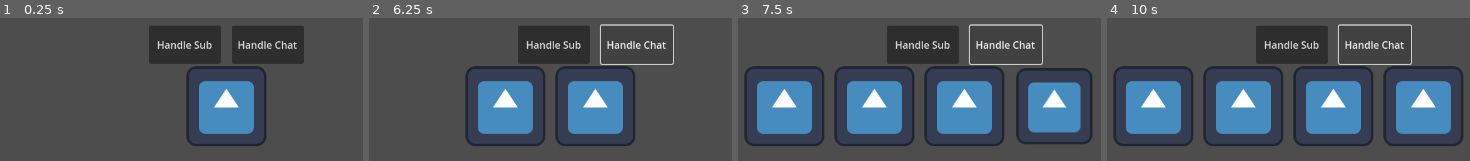
Above: before the commit, frames 1-4 (left to right).
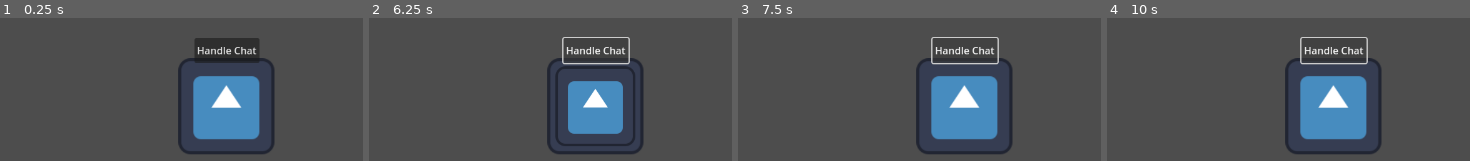
Above: after the commit, the same moments.

Repository: MetRiko/NeuroJam2023
Game: Godot game, scene res://src/Root.tscn
Two runs of this game, one before a commit and one after it. Both use one fixed random seed, a clock stepped at 60 frames per second and the inputs below. The engine's default icon, where the game draws it, is replaced by a stand-in: a white triangle on a blue panel in a dark square.
Inputs (mouse positions are in pixels of both pictures, inside the frame that each line leads up to):
- Up to frame 1 (0.25 s): no input
- Up to frame 2 (6.25 s): click (554, 45) at 0.5 s, where only the run before the commit has a clickable "Handle Sub"; click "Handle Chat" at 1.25 s; click (554, 45) at 2 s, where only the run before the commit has a clickable "Handle Sub"; click "Handle Chat" at 2.75 s; click (554, 45) at 3.5 s, where only the run before the commit has a clickable "Handle Sub"; click "Handle Chat" at 4.25 s; tap Enter at 5 s; tap 3 at 5.1 s; tap 4 at 5.3, 5.85 s; tap Space at 5.75 s; tap 1 at 6.05 s
- Up to frame 3 (7.5 s): tap Enter at 6.5 s; tap 1 at 6.6 s; tap 2 at 6.8, 7.35 s; tap Space at 7.25 s
- Up to frame 4 (10 s): tap 3 at 7.55, 8.1 s; tap Enter at 8 s; tap 4 at 8.3, 8.85 s; tap Space at 8.75 s; tap 1 at 9.05, 9.6 s; tap 2 at 9.8 s

The runs differ from the first frame. In frame 1, 14% of the frame differs, in the area x 41-84%, y 5-96%; in frame 2, 15%; in frame 3, 32%; in frame 4, 33%, in the area x 1-99%, y 4-96%.

Commit message:
Add Neuro logic

Diff:
--- a/src/World.tscn
+++ b/src/World.tscn
@@ -14,6 +14,8 @@
 
 [node name="NeuroLogic" type="Node" parent="Logic"]
 script = ExtResource("2_jjnbv")
+filter_power = 0.74
+schizo_power = 0.86
 
 [node name="Level" parent="." instance=ExtResource("2_dyt3k")]
 
--- a/src/level/Level.tscn
+++ b/src/level/Level.tscn
@@ -4,8 +4,6 @@
 
 [node name="Level" type="Node2D"]
 
-[node name="Core Machine" parent="." node_paths=PackedStringArray("sub_queue", "chat_queue", "handle_sub_btn", "handle_chat_btn") instance=ExtResource("1_thdch")]
-sub_queue = NodePath("SubQueue")
-chat_queue = NodePath("ChatQueue")
-handle_sub_btn = NodePath("Control/HandleSub")
+[node name="Core Machine" parent="." node_paths=PackedStringArray("chat_queue", "handle_chat_btn") instance=ExtResource("1_thdch")]
+chat_queue = NodePath("RightQueue")
 handle_chat_btn = NodePath("Control/HandleChat")
--- a/src/logic/NeuroLogic.gd
+++ b/src/logic/NeuroLogic.gd
@@ -2,7 +2,7 @@
 class_name NeuroLogic
 
 
-enum NeuroResponseType { SPEAK, SLEEPY, IGNORE }
+enum NeuroResponseType { SPEAK, SLEEPY, SINGING, TIMEOUT }
 
 
 class NeuroResponse:
@@ -12,6 +12,9 @@
 	func _init(type: NeuroResponseType = NeuroResponseType.SPEAK, content: String = ""):
 		self.type = type
 		self.content = content
+
+	func clone() -> NeuroResponse:
+		return NeuroResponse.new(self.type, self.content)
 
 
 class WeightedNeuroResponse:
@@ -24,28 +27,31 @@
 
 
 @export var filter_power := 0.5					# Relative to the probability of a response getting filtered (and of bad messages being let through) - 0.5: sweet spot
-@export var schizo_power := 0					# Probability of Neuro going wild with her response
-@export var sleepy_power := 0					# Probability of Neuro going Bedge instead of responding to an action
-@export var donowall_power := 0					# Probability of Neuro ignoring an action
-@export var clap_command_anger := 0				# Probability of Neuro responding to an action with being angry at the 'clap' command
+@export var schizo_power := 0.0					# Probability of Neuro going wild with her response
+@export var sleepy_power := 0.0					# Probability of Neuro going Bedge instead of responding to an action - do not click anything when sleepy, or else sleep increases
+@export var justice_factor := 0.0				# Probability of Neuro responding to an action with timing a chatter out instead of normally - grows when there's a lot of clapping
 @export var emotional_state := 0.5				# Neuro's emotional state: 0 - extremely hateful, 0.5 - neutral, 1 - extremely lovely
-@export var memory_solidification_power := 0	# Probability of Neuro repeating one single thing in her responses
-@export var thanking_power := 0					# Probability of Neuro choosing to thank for a sub/bits/dono instead of handling a chat action
+@export var memory_solidification_power := 0.0	# Probability of Neuro repeating one single thing in her responses
+
+@export var timeout_threshold := 0.9			# When the justice factor is larger than this, every action will result in a timeout instead
+
+@export var karaoke_active := false				# If active, all actions are ignored
 
 var _response_file_path = "res://src/neuro_responses/responses.json"
 var _responses
 
 const LOW_FILTER_POWER_RESPONSES = "low_filter_power"
 const HIGH_FILTER_POWER_RESPONSES = "high_filter_power"
-const HIGH_SCHIZO_POWER_RESPONSES = "high_schizo_power"
-const CLAP_COMMAND_ANGRY_RESPONSES = "clap_command_angry"
+const JUSTICE_FACTOR_ANGRY_RESPONSES = "justice_factor_angry"
+const TIMEOUT_RESPONSES = "timeout"
 const HATEFUL_RESPONSES = "hateful"
 const LOVELY_RESPONSES = "lovely"
-const SOLIDIFIED_MEMORY_RESPONSES = "solidified_memory"
 const SUB_THANK_RESPONSES = "sub_thank"
 const BITS_THANK_RESPONSES = "bits_thank"
 const DONO_THANK_RESPONSES = "dono_thank"
 const NORMAL_RESPONSES = "normal"
+
+var _last_response: NeuroResponse
 
 
 func _get_speak_responses(type: String) -> Array:
@@ -63,20 +69,34 @@
 func generate_response(action_type: NeuroAction.Type) -> NeuroResponse:
 	var response_pool: Array = []
 
-	_handle_filter(response_pool)
-	_handle_schizo(response_pool)
+	var filtered := _handle_filter(response_pool)
 	_handle_sleepy(response_pool)
-	_handle_donowall(response_pool)
-	_handle_clap_command_anger(response_pool)
+	_handle_justice_factor_anger(response_pool)
 	_handle_emotional_state(response_pool)
+
+	var normal_response_type: String
+	match action_type:
+		NeuroAction.Type.SUB:
+			normal_response_type = SUB_THANK_RESPONSES
+		NeuroAction.Type.SUB_GIFT:
+			normal_response_type = SUB_THANK_RESPONSES
+		NeuroAction.Type.BITS:
+			normal_response_type = BITS_THANK_RESPONSES
+		NeuroAction.Type.DONATION:
+			normal_response_type = DONO_THANK_RESPONSES
+		_:
+			normal_response_type = NORMAL_RESPONSES
+
+	_add_responses(response_pool, _get_speak_responses(normal_response_type), 1)
+
 	_handle_memory_solidification(response_pool)
-	_handle_thanks(response_pool)
 
-	_add_responses(response_pool, _get_speak_responses(NORMAL_RESPONSES), 1)
+	_handle_timeouts(response_pool)
+	_handle_karaoke(response_pool)
 
-	print(response_pool)
-
-	return _pick_random_response(response_pool)
+	var response := _pick_random_response(response_pool)
+	_last_response = response
+	return _schizoify(response) if not filtered else response
 
 
 func _pick_random_response(response_pool: Array) -> NeuroResponse:
@@ -96,21 +116,28 @@
 	return null
 
 
-func _handle_filter(response_pool: Array) -> void:
+func _handle_filter(response_pool: Array) -> bool:
 	var random = randf()
 	var filter_prob = max(0, (filter_power - 0.5) * 2)
 	var no_filter_prob = max(0, (0.5 - filter_power) * 2)
 
 	if random < filter_prob:
-		_add_responses(response_pool, _get_speak_responses(HIGH_FILTER_POWER_RESPONSES), clamp(pow(filter_prob * 10, 2), 1, 100))
+		_add_responses(response_pool, _get_speak_responses(HIGH_FILTER_POWER_RESPONSES), clamp(pow(filter_prob, 2) * 1000, 1, 1000))
+		return true
 	if random < no_filter_prob:
-		_add_responses(response_pool, _get_speak_responses(LOW_FILTER_POWER_RESPONSES), clamp(pow(no_filter_prob * 10, 2), 1, 100))
+		_add_responses(response_pool, _get_speak_responses(LOW_FILTER_POWER_RESPONSES), clamp(pow(no_filter_prob, 2) * 100, 1, 100))
+
+	return false
 
 
-func _handle_schizo(response_pool: Array) -> void:
+func _schizoify(response: NeuroResponse) -> NeuroResponse:
 	var random = randf()
-	if random < schizo_power:
-		_add_responses(response_pool, _get_speak_responses(HIGH_SCHIZO_POWER_RESPONSES), clamp(pow(random * 10, 2), 1, 100))
+
+	var new_response = response.clone()
+	if new_response.type == NeuroResponseType.SPEAK and random < schizo_power:
+		new_response.content += "@"
+
+	return new_response
 
 
 func _handle_sleepy(response_pool: Array) -> void:
@@ -119,16 +146,10 @@
 		_add_responses(response_pool, [NeuroResponse.new(NeuroResponseType.SLEEPY)], int(random * 200))
 
 
-func _handle_donowall(response_pool: Array) -> void:
+func _handle_justice_factor_anger(response_pool: Array) -> void:
 	var random = randf()
-	if random < donowall_power:
-		_add_responses(response_pool, [NeuroResponse.new(NeuroResponseType.IGNORE)], int(random * 200))
-
-
-func _handle_clap_command_anger(response_pool: Array) -> void:
-	var random = randf()
-	if random < clap_command_anger:
-		_add_responses(response_pool, _get_speak_responses(CLAP_COMMAND_ANGRY_RESPONSES), clamp(pow(random * 10, 2), 1, 100))
+	if random < justice_factor:
+		_add_responses(response_pool, _get_speak_responses(JUSTICE_FACTOR_ANGRY_RESPONSES), clamp(pow(random * 10, 2), 1, 100))
 
 
 func _handle_emotional_state(response_pool: Array) -> void:
@@ -144,16 +165,21 @@
 
 func _handle_memory_solidification(response_pool: Array) -> void:
 	var random = randf()
-	if random < memory_solidification_power:
-		_add_responses(response_pool, _get_speak_responses(SOLIDIFIED_MEMORY_RESPONSES), clamp(pow(random * 10, 2), 1, 100))
+	if random < memory_solidification_power and _last_response != null:
+		response_pool.clear()
+		_add_responses(response_pool, [_last_response], clamp(pow(random * 10, 2), 1, 100))
 
 
-func _handle_thanks(response_pool: Array) -> void:
-	var random = randf()
-	if random < thanking_power:
-		response_pool = _make_weighted_responses(_get_speak_responses(SUB_THANK_RESPONSES), 1000)
-		_add_responses(response_pool, _get_speak_responses(BITS_THANK_RESPONSES), 1000)
-		_add_responses(response_pool, _get_speak_responses(DONO_THANK_RESPONSES), 1000)
+func _handle_timeouts(response_pool: Array) -> void:
+	if justice_factor >= timeout_threshold:
+		response_pool.clear()
+		response_pool.append_array(_make_weighted_responses([NeuroResponse.new(NeuroResponseType.TIMEOUT, "")], 100))
+
+
+func _handle_karaoke(response_pool: Array) -> void:
+	if karaoke_active:
+		response_pool.clear()
+		response_pool.append_array(_make_weighted_responses([NeuroResponse.new(NeuroResponseType.SINGING, "")], 100))
 
 
 # Called when the node enters the scene tree for the first time.
--- a/src/machines/core/CoreMachine.gd
+++ b/src/machines/core/CoreMachine.gd
@@ -1,11 +1,12 @@
 extends Node2D
 
 
-@export var sub_queue : NeuroActionQueue
 @export var chat_queue : NeuroActionQueue
 
 @export var handle_sub_btn : Button
 @export var handle_chat_btn : Button
+
+@onready var _execute_action_timer : Timer = $ExecuteActionTimer
 
 
 signal new_message(msg_type: NeuroAction.Type)
@@ -16,38 +17,31 @@
 	if event is InputEventKey and not event.echo and event.pressed:
 		match event.keycode:
 			KEY_1:
-				add_sub_message()
+				add_chat_message()
 			KEY_2:
-				add_chat_message()
-			KEY_3:
-				dequeue_sub_message()
-			KEY_4:
-				dequeue_chat_message()
+				handle_chat_message()
 
 
 func _ready():
-	handle_sub_btn.pressed.connect(dequeue_sub_message)
-	handle_chat_btn.pressed.connect(dequeue_chat_message)
-
-
-func add_sub_message() -> void:
-	var msg_type := NeuroAction.Type.SUB
-	sub_queue.add_message(msg_type)
-	new_message.emit(msg_type)
+	handle_chat_btn.pressed.connect(handle_chat_message)
+	_execute_action_timer.timeout.connect(handle_chat_message)
+	_execute_action_timer.start()
 
 
 func add_chat_message() -> void:
-	var msg_type := NeuroAction.Type.CHAT_NEUTRAL
+	var msg_type := NeuroAction.Type.SUB
 	chat_queue.add_message(msg_type)
 	new_message.emit(msg_type)
 
 
-func dequeue_sub_message() -> void:
-	handle_action(sub_queue.dequeue_message())
+func handle_chat_message() -> void:
+	handle_action(chat_queue.dequeue_message())
+	_execute_action_timer.start()
 
 
-func dequeue_chat_message() -> void:
-	handle_action(chat_queue.dequeue_message())
+func destroy_chat_message() -> void:
+	chat_queue.dequeue_message(true)
+	_execute_action_timer.start()
 
 
 func handle_action(action_type) -> void:
--- a/src/machines/core/CoreMachine.tscn
+++ b/src/machines/core/CoreMachine.tscn
@@ -4,50 +4,40 @@
 [ext_resource type="Texture2D" uid="uid://c5hg8mwt8lgdt" path="res://icon.svg" id="2_5vu81"]
 [ext_resource type="Script" path="res://src/machines/core/NeuroActionQueue.gd" id="3_bmx3d"]
 
-[node name="CoreMachine" type="Node2D" node_paths=PackedStringArray("sub_queue", "chat_queue", "handle_sub_btn", "handle_chat_btn")]
+[node name="CoreMachine" type="Node2D" node_paths=PackedStringArray("chat_queue", "handle_sub_btn", "handle_chat_btn")]
 position = Vector2(631, 402)
 script = ExtResource("1_d4hko")
-sub_queue = NodePath("SubQueue")
-chat_queue = NodePath("ChatQueue")
-handle_sub_btn = NodePath("Control/HandleSub")
+chat_queue = NodePath("RightQueue")
+handle_sub_btn = NodePath("")
 handle_chat_btn = NodePath("Control/HandleChat")
 
 [node name="Processor" type="Node2D" parent="."]
+scale = Vector2(1.2, 1.2)
 
 [node name="Sprite2D" type="Sprite2D" parent="Processor"]
 z_index = -1
 texture = ExtResource("2_5vu81")
 
-[node name="SubQueue" type="Node2D" parent="."]
-script = ExtResource("3_bmx3d")
-stack_right = false
-
-[node name="ChatQueue" type="Node2D" parent="."]
+[node name="RightQueue" type="Node2D" parent="."]
 script = ExtResource("3_bmx3d")
 
 [node name="Control" type="Control" parent="."]
 layout_mode = 3
 anchors_preset = 0
-offset_right = 40.0
-offset_bottom = 40.0
-metadata/_edit_use_anchors_ = true
-
-[node name="HandleSub" type="Button" parent="Control"]
-layout_mode = 0
-offset_left = -124.0
-offset_top = -129.0
-offset_right = -9.0
-offset_bottom = -68.0
-action_mode = 0
-text = "Handle Sub"
-metadata/_edit_use_anchors_ = true
+offset_left = -19.0
+offset_top = -109.0
+offset_right = 21.0
+offset_bottom = -69.0
 
 [node name="HandleChat" type="Button" parent="Control"]
-layout_mode = 0
-offset_left = 9.0
-offset_top = -129.0
-offset_right = 124.0
-offset_bottom = -68.0
+layout_mode = 1
+anchors_preset = 15
+anchor_right = 1.0
+anchor_bottom = 1.0
+grow_horizontal = 2
+grow_vertical = 2
 action_mode = 0
-text = "Handle Chat"
-metadata/_edit_use_anchors_ = true
+text = "Handle Chat
+"
+
+[node name="ExecuteActionTimer" type="Timer" parent="."]
--- a/src/machines/core/NeuroAction.gd
+++ b/src/machines/core/NeuroAction.gd
@@ -1,11 +1,12 @@
 extends Node2D
 class_name NeuroAction
 
-enum Type { SUB, SUB_GIFT, BITS, DONATION, VEDAL, CHAT_NEUTRAL, CHAT_NEGATIVE, CHAT_POSITIVE, CHAT_HEART, CHAT_SWEAR, CHAT_QUESTION }
+enum Type { SUB, SUB_GIFT, BITS, DONATION, VEDAL, CHAT_NEUTRAL, CHAT_NEGATIVE, CHAT_POSITIVE, CHAT_HEART, CHAT_SWEAR, CHAT_QUESTION, EVENT_HATECOMMENT, EVENT_F_SPAM, EVENT_HI_SPAM }
 
 @export var message_type : Type
 
 var _is_new := true
+var to_be_destroyed := false
 
 
 func _ready():
@@ -25,11 +26,12 @@
 	_is_new = false
 
 
-func destroy() -> void:
-	# print("%s - bye!" % message_type)
+func execute() -> void:
+	# print("%s - execute!" % message_type)
 
 	var tween = get_tree().create_tween().bind_node(self).set_trans(Tween.TRANS_EXPO).set_parallel(true)
 	tween.tween_property(self, "scale", Vector2.ZERO, 0.2)
-	tween.tween_property(self, "position", Vector2.ZERO, 0.2)
+	if not to_be_destroyed:
+		tween.tween_property(self, "position", Vector2.ZERO, 0.2)
 	await tween.finished
 	queue_free()
--- a/src/machines/core/NeuroAction.tscn
+++ b/src/machines/core/NeuroAction.tscn
@@ -3,7 +3,7 @@
 [ext_resource type="Texture2D" uid="uid://c5hg8mwt8lgdt" path="res://icon.svg" id="1_icogl"]
 [ext_resource type="Script" path="res://src/machines/core/NeuroAction.gd" id="1_jyw1x"]
 
-[node name="ChatMessage" type="Node2D"]
+[node name="NeuroAction" type="Node2D"]
 script = ExtResource("1_jyw1x")
 
 [node name="Sprite2D" type="Sprite2D" parent="."]
--- a/src/machines/core/NeuroActionQueue.gd
+++ b/src/machines/core/NeuroActionQueue.gd
@@ -20,10 +20,11 @@
 	arrange_actions()
 
 
-func dequeue_message():
+func dequeue_message(destroy: bool = false):
 	if len(_actions) <= 0:
 		return null
 	var msg : NeuroAction = _actions.pop_front()
+	msg.to_be_destroyed = destroy
 	arrange_actions()
 	return msg.message_type
 
@@ -42,10 +43,10 @@
 		add_child(action)
 
 	for action in removed_actions:
-		action.destroy()
+		action.execute()
 
 	for i in range(len(_actions)):
-		var action_pos = Vector2.RIGHT * (i + 1) * (action_width + action_gap) * (1 if stack_right else -1)
+		var action_pos = Vector2.RIGHT * i * (action_width + action_gap) * (1 if stack_right else -1)
 		_actions[i].update_pos(action_pos)
 
 	_prev_actions.clear()
--- a/src/neuro_responses/responses.json
+++ b/src/neuro_responses/responses.json
@@ -8,15 +8,10 @@
 		"high_filter_power": [
 			"Filtered."
 		],
-		"high_schizo_power": [
-			"High schizo 1",
-			"High schizo 2",
-			"High schizo 3"
-		],
-		"clap_command_angry": [
-			"Clap command angry 1",
-			"Clap command angry 2",
-			"Clap command angry 3"
+		"justice_factor_angry": [
+			"Justice factor angry 1",
+			"Justice factor angry 2",
+			"Justice factor angry 3"
 		],
 		"hateful": [
 			"Hateful 1",
@@ -27,11 +22,6 @@
 			"Lovely 1",
 			"Lovely 2",
 			"Lovely 3"
-		],
-		"solidified_memory": [
-			"Solidified memory 1",
-			"Solidified memory 2",
-			"Solidified memory 3"
 		],
 		"sub_thank": [
 			"Sub thank 1",
@@ -52,6 +42,11 @@
 			"Normal 1",
 			"Normal 2",
 			"Normal 3"
+		],
+		"timeout": [
+			"Timeout 1",
+			"Timeout 2",
+			"Timeout 3"
 		]
 	}
 }
